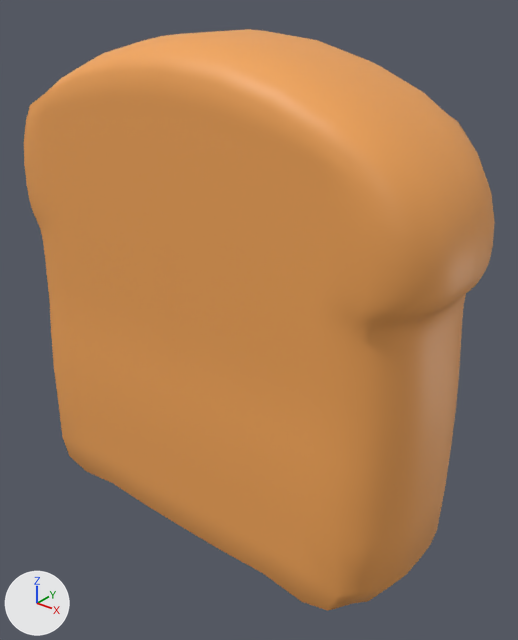
Before and after pictures for a commit that changed the FBX model Assets/Models/Food_bread.fbx.
The view is the same before and after, from a camera (50 mm lens) standing at (0.831, -0.963, 1.099) and looking at (0.044, 0.021, 0.488). Lighting does not change. The marker at lower left points along +X, +Y and +Z. Where no turn or scale is listed for an object, it has been applied to the vertices.
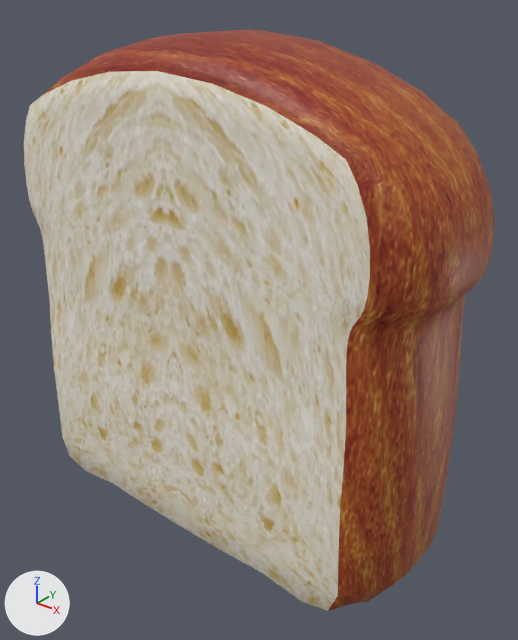
What the commit changed:
Picture 'bread.png' (img_bread_png) is new.
Material 'Material.001' (mat_material_001) is new.
Its texture is img_bread_png (with its transparency).
me_cube_002 has 810 vertices, 768 faces and spans x -0.464..0.464, y -0.177..0.177, z -0.445..0.557.
me_cube_002 no longer uses material mat_breadbase (orange #f4a658).
me_cube_002 now uses material mat_material_001 (picture img_bread_png).

Boxes [x1, y1, x2, y2] around the edits, measured in the pictures (518 x 640 px):
'Cube', recoloured
    both: [24, 29, 495, 611]
